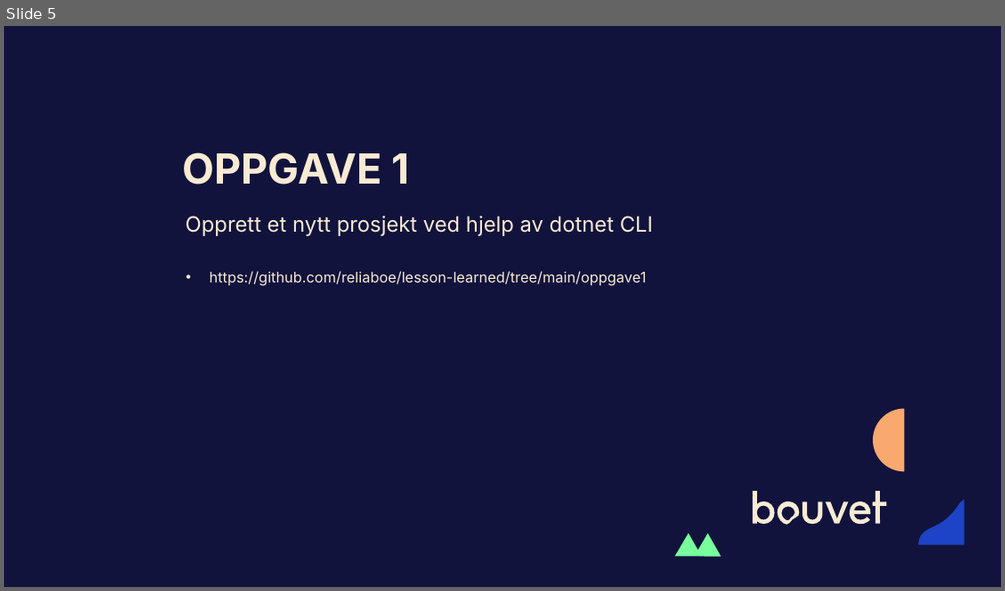
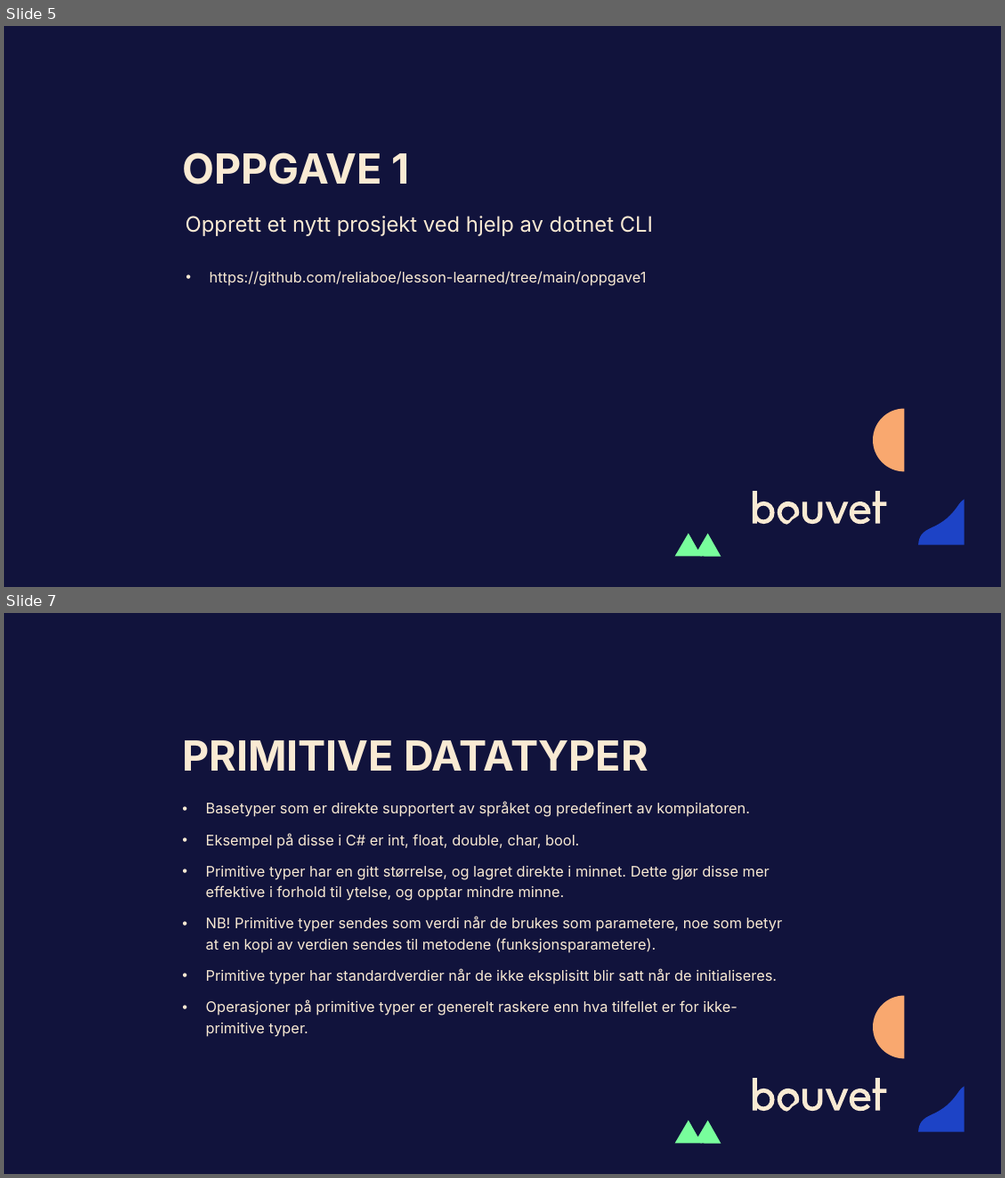
Before and after one commit to reliaboe/lesson-learned, a slide deck: presentasjon.pptx. Shown one above the other, each under a label of ours: slide 5 before the commit, slides 5 and 7 after it; the slides between them are not shown. The pictures are 1005x591 and 1005x1178 pixels, drawn with LibreOffice and Linux fonts; fonts in the diff are those of the drawing. Boxes give left, top, right and bottom in pixels: in the first picture for what was removed or moved away, otherwise in the second. Text is boxed around its words. In the diff, an @@ line names an element or a change of style, - is before the commit and + after.

Commit message:
Typer, klasser og objekter

```diff
--- a/presentasjon.pptx
+++ b/presentasjon.pptx
@@ slide 7 added at <box>4,613,1001,1174</box>, background #11133C; not listed: 5 template elements that a slide beside it also shows @@
@@ title added at <box>182,740,648,771</box>, 40 pt, text #F9EAD3, bold @@
+PRIMITIVE DATATYPER
@@ text added at <box>206,802,783,1037</box>, 14 pt, text #F9EAD3 @@
+• Basetyper som er direkte supportert av språket og predefinert av kompilatoren.
+• Eksempel på disse i C# er int, float, double, char, bool.
+• Primitive typer har en gitt størrelse, og lagret direkte i minnet. Dette gjør disse mer effektive i forhold til ytelse, og opptar mindre minne.
+• NB! Primitive typer sendes som verdi når de brukes som parametere, noe som betyr at en kopi av verdien sendes til metodene (funksjonsparametere).
+• Primitive typer har standardverdier når de ikke eksplisitt blir satt når de initialiseres.
+• Operasjoner på primitive typer er generelt raskere enn hva tilfellet er for ikke-primitive typer.
```
Also in this commit, not shown: 1 slide changed, 7 other slides added, 8 other files.
